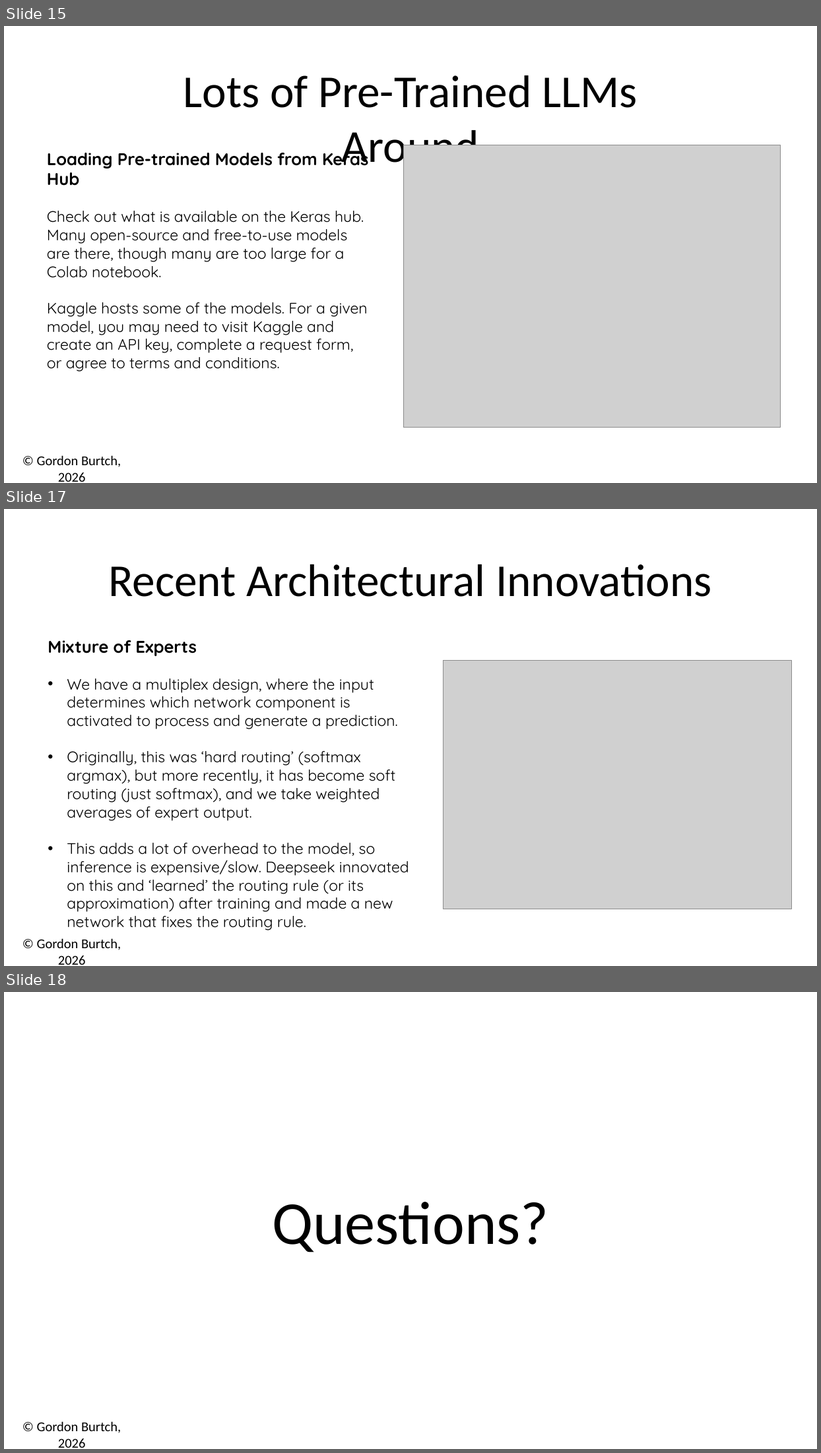
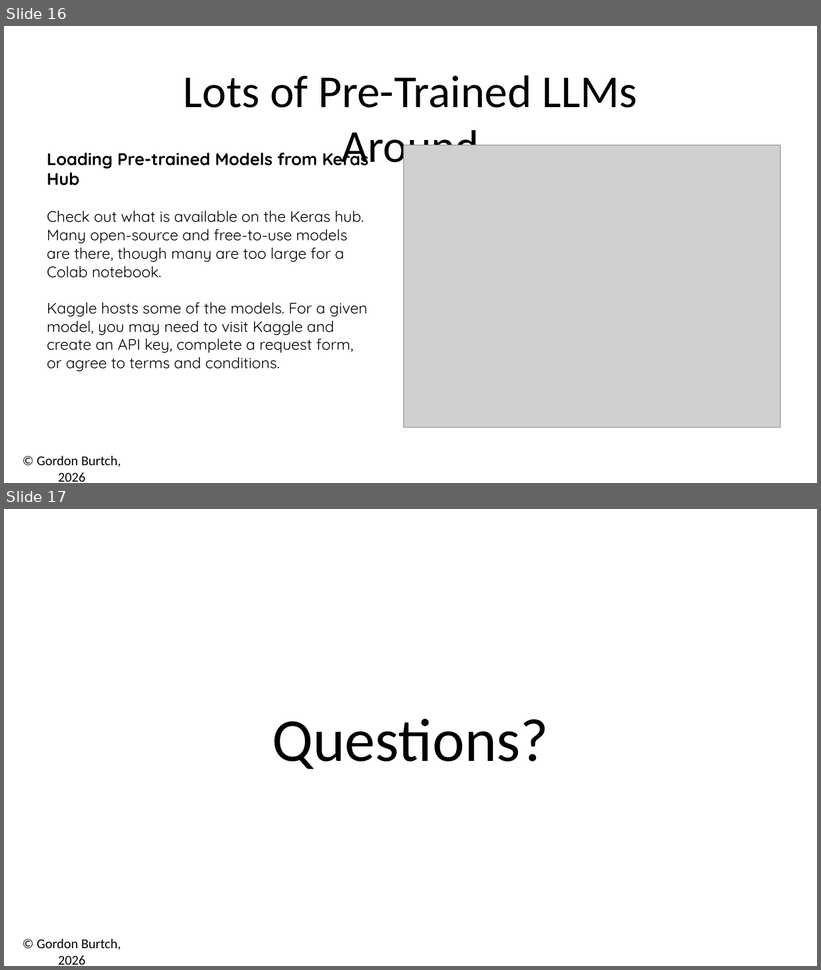
Before and after one commit to gburtch/BA510-2026, a slide deck: Week 10/10 - Generative Text Models.pptx. Shown one above the other, each under a label of ours: slides 15, 17 and 18 before the commit, slides 16 and 17 after it; the slides between them are not shown. The pictures are 821x1453 and 821x970 pixels, drawn with LibreOffice and Linux fonts; fonts in the diff are those of the drawing; grey boxes stand for pictures. Boxes give left, top, right and bottom in pixels: in the first picture for what was removed or moved away, otherwise in the second. Text is boxed around its words. In the diff, an @@ line names an element or a change of style, - is before the commit and + after.

```diff
--- a/Week 10/10 - Generative Text Models.pptx
+++ b/Week 10/10 - Generative Text Models.pptx
@@ slide 17 removed at <box>4,509,817,966</box>, background #FFFFFF; not listed: 1 template element that a slide beside it also shows @@
@@ text removed at <box>108,564,712,597</box> @@
-Recent Architectural Innovations
@@ text removed at <box>48,640,409,931</box> @@
-Mixture of Experts
-• We have a multiplex design, where the input determines which network component is activated to process and generate a prediction.
-• Originally, this was ‘hard routing’ (softmax argmax), but more recently, it has become soft routing (just softmax), and we take weighted averages of expert output.
-• This adds a lot of overhead to the model, so inference is expensive/slow. Deepseek innovated on this and ‘learned’ the routing rule (or its approximation) after training and made a new network that fixes the routing rule.
@@ picture removed at <box>443,660,791,909</box> @@
@@ what was slide 15 is now slide 16 @@
@@ what was slide 18 is now slide 17 @@
```
Also in this commit, not shown: 3 slides changed, 1 slide added, 1 other slide removed, 5 other files.
